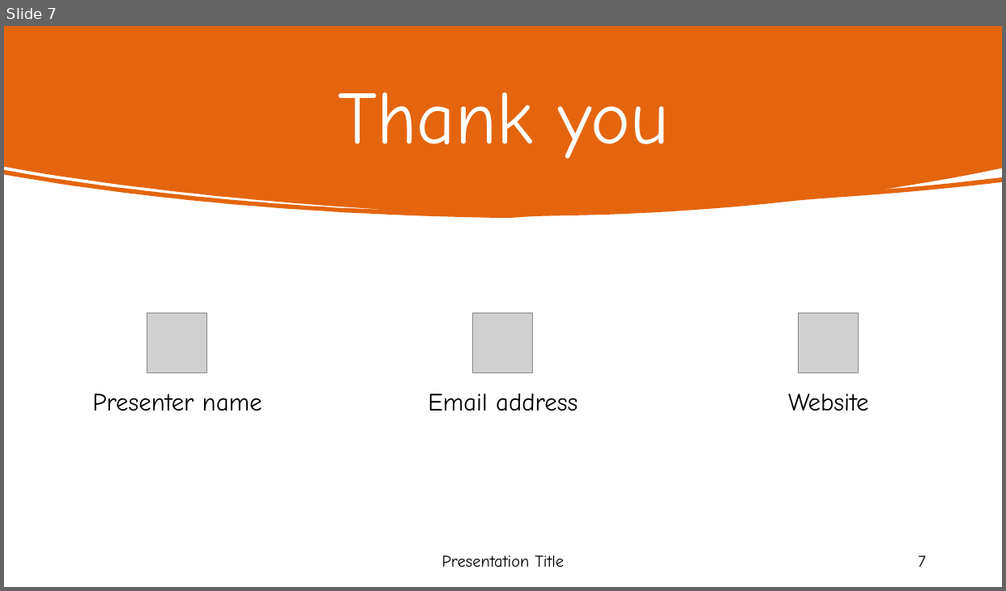
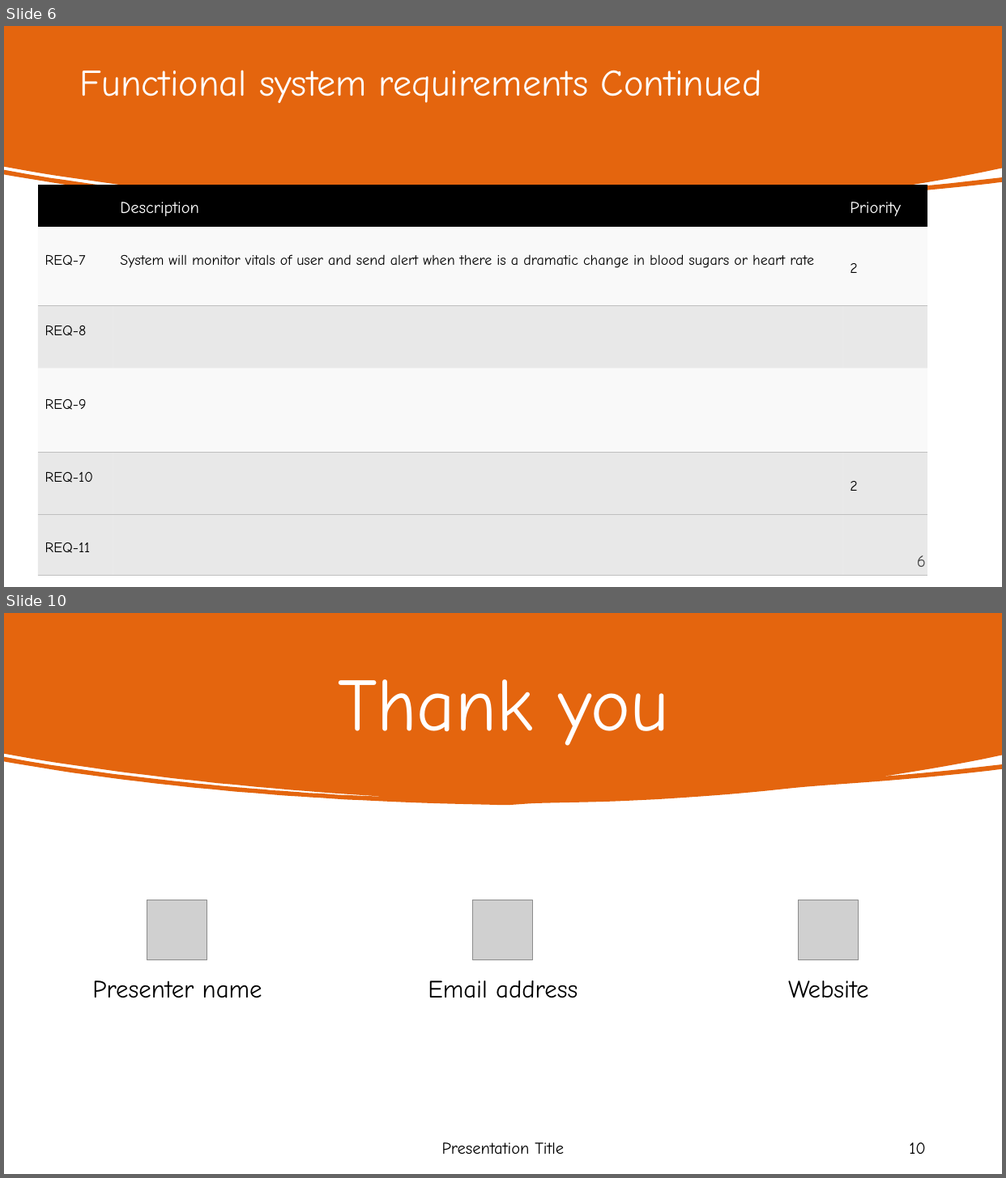
Before and after one commit to lmullettcs2043/cs2043Proj1, a slide deck: CS2043Proj1.pptx. Shown one above the other, each under a label of ours: slide 7 before the commit, slides 6 and 10 after it; the slides between them are not shown. The pictures are 1006x591 and 1006x1178 pixels, drawn with LibreOffice and Linux fonts; fonts in the diff are those of the drawing; grey boxes stand for pictures. Boxes give left, top, right and bottom in pixels: in the first picture for what was removed or moved away, otherwise in the second. Text is boxed around its words. In the diff, an @@ line names an element or a change of style, - is before the commit and + after.

```diff
--- a/CS2043Proj1.pptx
+++ b/CS2043Proj1.pptx
@@ slide 6 added at <box>4,26,1002,587</box>, background #FFFFFF @@
@@ freeform shape added at <box>4,26,1002,219</box>, fill #E4650E @@
@@ title added at <box>80,70,762,103</box>, 36 pt, text #FFFFFF @@
+Functional system requirements Continued
@@ table added at <box>38,185,927,579</box>, 6 rows, 3 columns @@
+ | Description | Priority
+REQ-7 | System will monitor vitals of user and send alert when there is a dramatic change in blood sugars or heart rate | 2
+REQ-8 |  | 
+REQ-9 |  | 
+REQ-10 |  | 2
+REQ-11 |  | 
@@ page number added at <box>917,556,926,567</box>, 16 pt, text #000000 @@
+6
@@ what was slide 7 is now slide 10 @@
@@ page number at <box>909,1143,926,1154</box>: text changed @@
-7
+10
```
Also in this commit, not shown: 3 slides changed, 2 other slides added.
